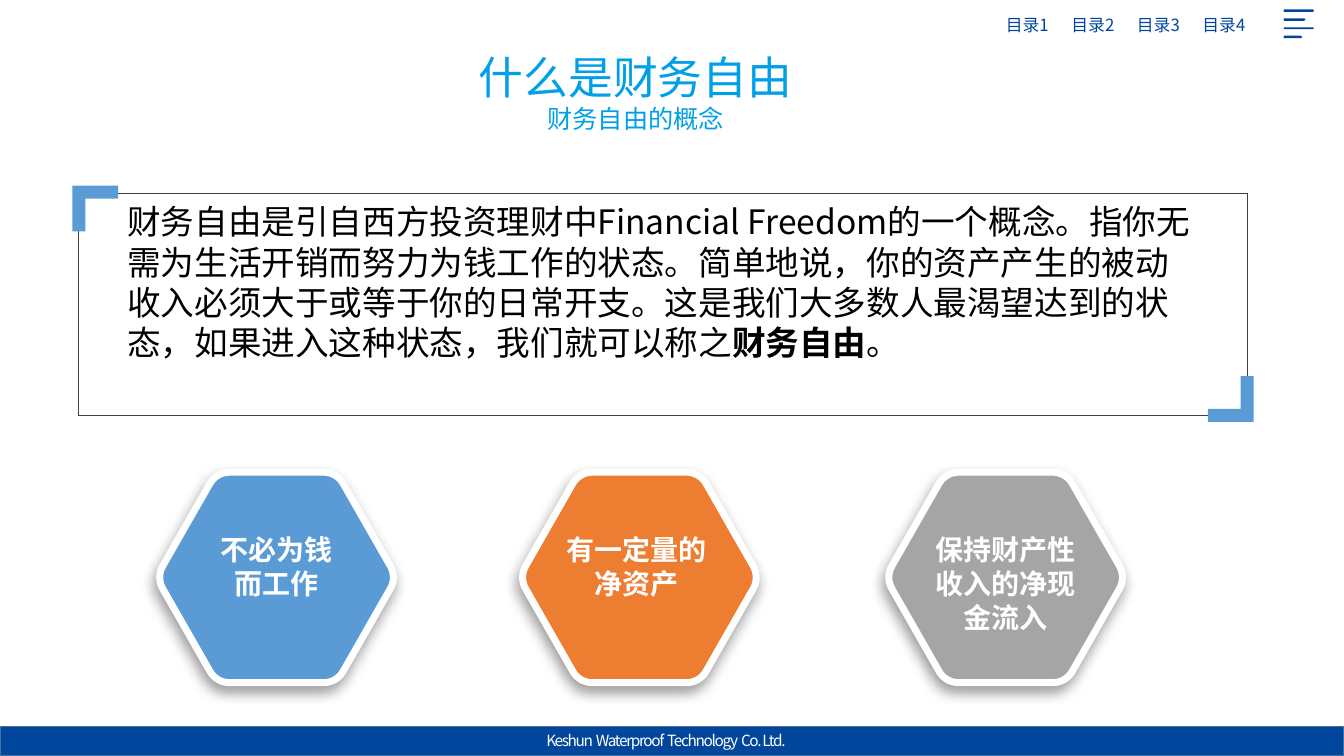
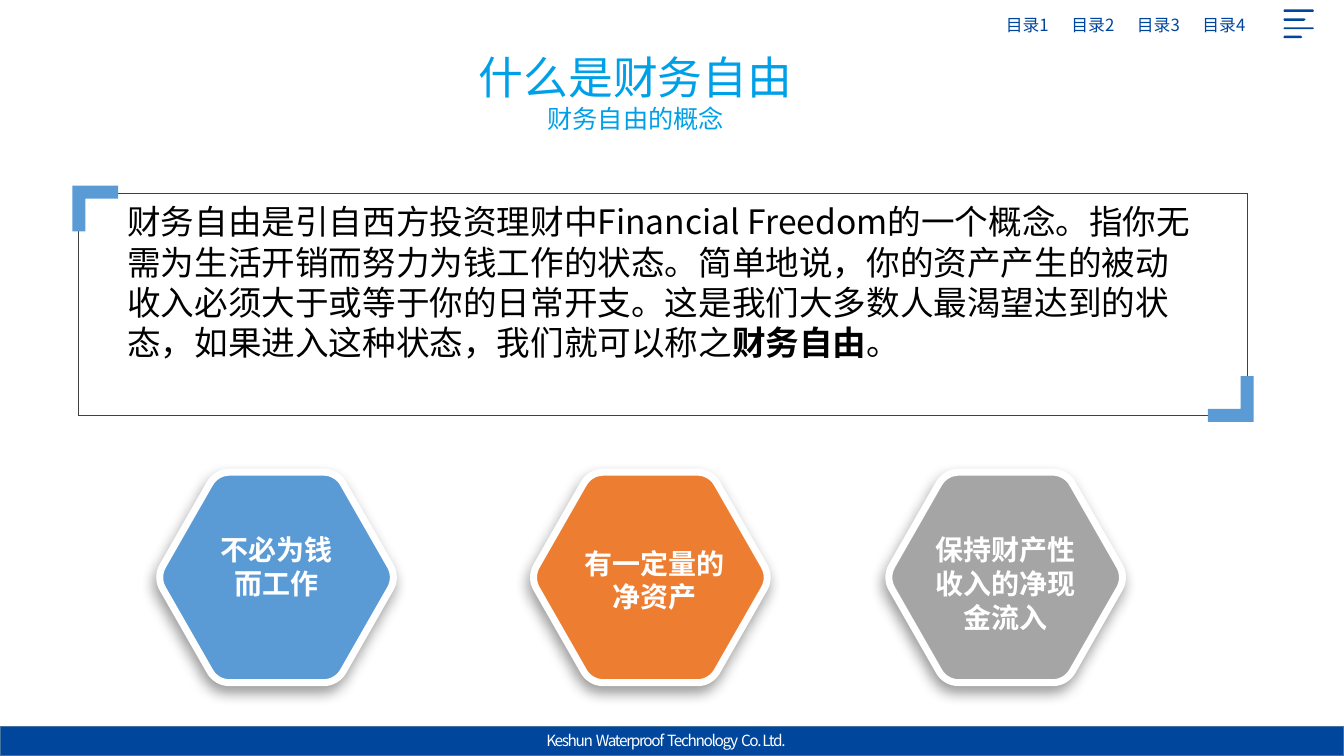
Before and after one commit to Jack-liangqihua/ABAP_CODER, a slide deck: slide 5 of 专题研究/晨会主题/201904财务自由.pptx. Drawn at 1344x756 pixels with LibreOffice and Linux fonts; fonts in the diff are those of the drawing; background and template pictures are left out. Boxes give left, top, right and bottom in pixels: in the first picture for what was removed or moved away, otherwise in the second. Text is boxed around its words. In the diff, an @@ line names an element or a change of style, - is before the commit and + after.

```diff
--- a/专题研究/晨会主题/201904财务自由.pptx
+++ b/专题研究/晨会主题/201904财务自由.pptx
@@ freeform shape: place and size @@
-freeform shape at (522,472,756,683)
+freeform shape at (533,472,767,683)
@@ text "有一定量的净资产": place and size @@
-text "有一定量的净资产" at (567,536,707,597)
+text "有一定量的净资产" at (584,550,724,610)
```
Also in this commit, not shown: 3 other slides changed, 1 slide removed.
